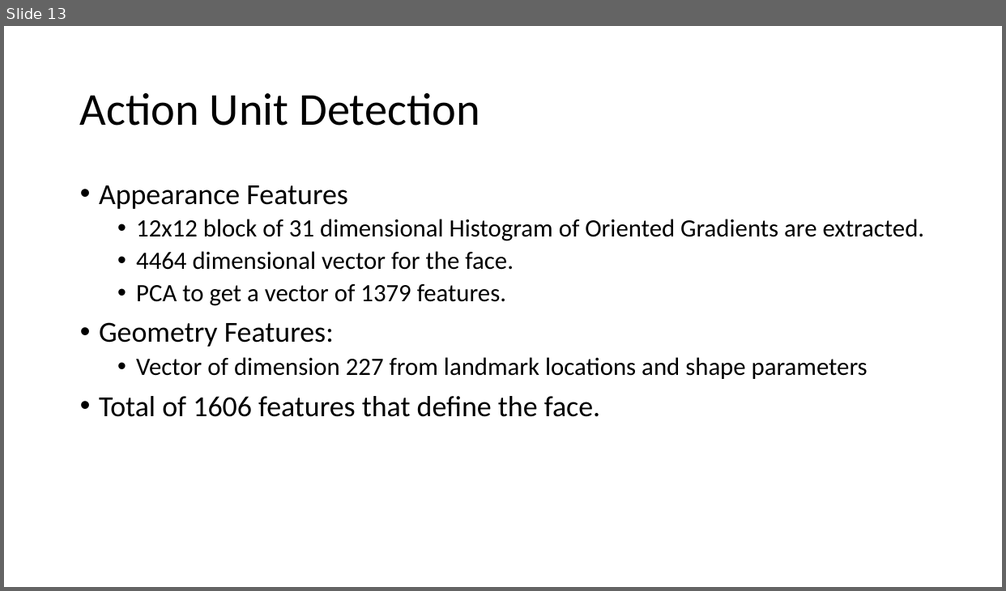
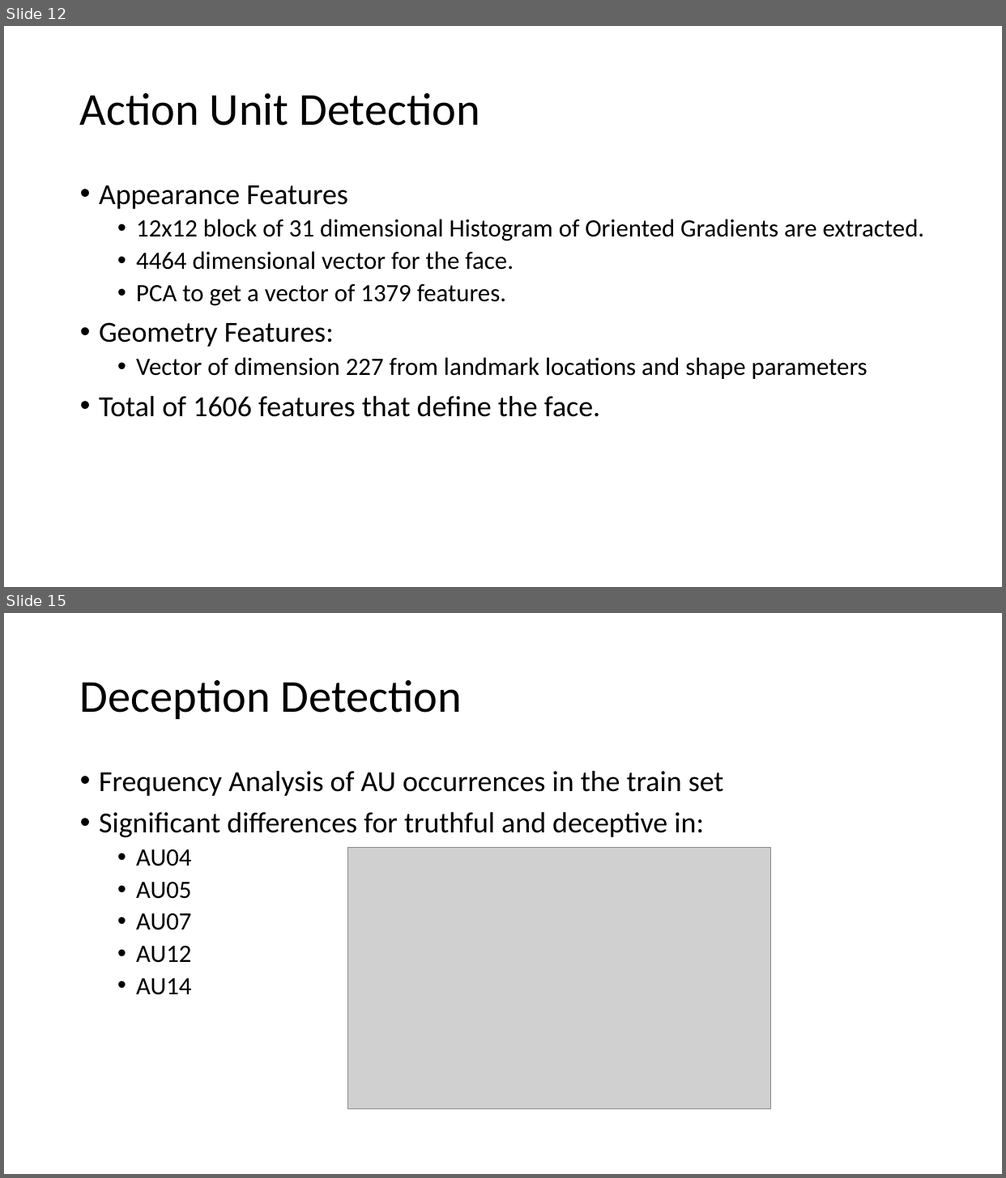
Before and after one commit to AscaL/thesis, a slide deck: Deception Detection using Facial Action Units.pptx. Shown one above the other, each under a label of ours: slide 13 before the commit, slides 12 and 15 after it; the slides between them are not shown. The pictures are 1006x591 and 1006x1178 pixels, drawn with LibreOffice and Linux fonts; fonts in the diff are those of the drawing; grey boxes stand for pictures. Boxes give left, top, right and bottom in pixels: in the first picture for what was removed or moved away, otherwise in the second. Text is boxed around its words. In the diff, an @@ line names an element or a change of style, - is before the commit and + after.

```diff
--- a/Deception Detection using Facial Action Units.pptx
+++ b/Deception Detection using Facial Action Units.pptx
@@ slide 15 added at box(4, 613, 1002, 1174), background #FFFFFF @@
@@ title added at box(80, 680, 462, 719), 44 pt, text #000000 @@
+Deception Detection
@@ text added at box(99, 771, 724, 995), 28 pt, text #000000 @@
+• Frequency Analysis of AU occurrences in the train set
+• Significant differences for truthful and deceptive in:
+  • AU04
+  • AU05
+  • AU07
+  • AU12
+  • AU14
@@ picture added at box(347, 848, 770, 1110) @@
@@ what was slide 13 is now slide 12 @@
```
Also in this commit, not shown: 3 slides changed, 6 other slides added, 1 slide removed, 2 other files.
